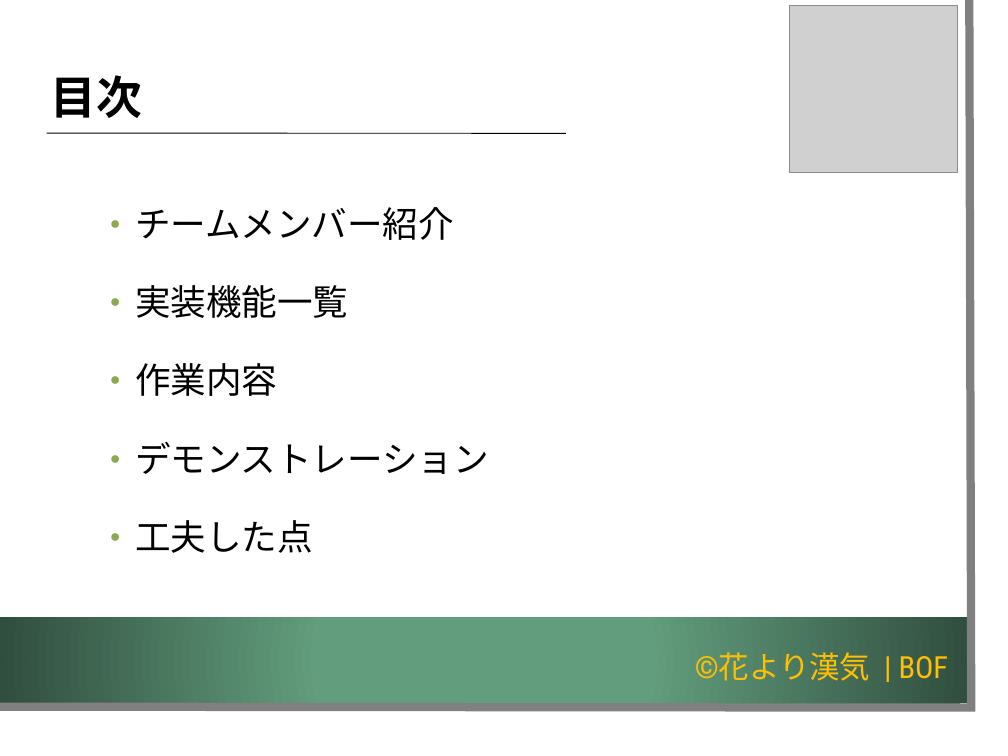
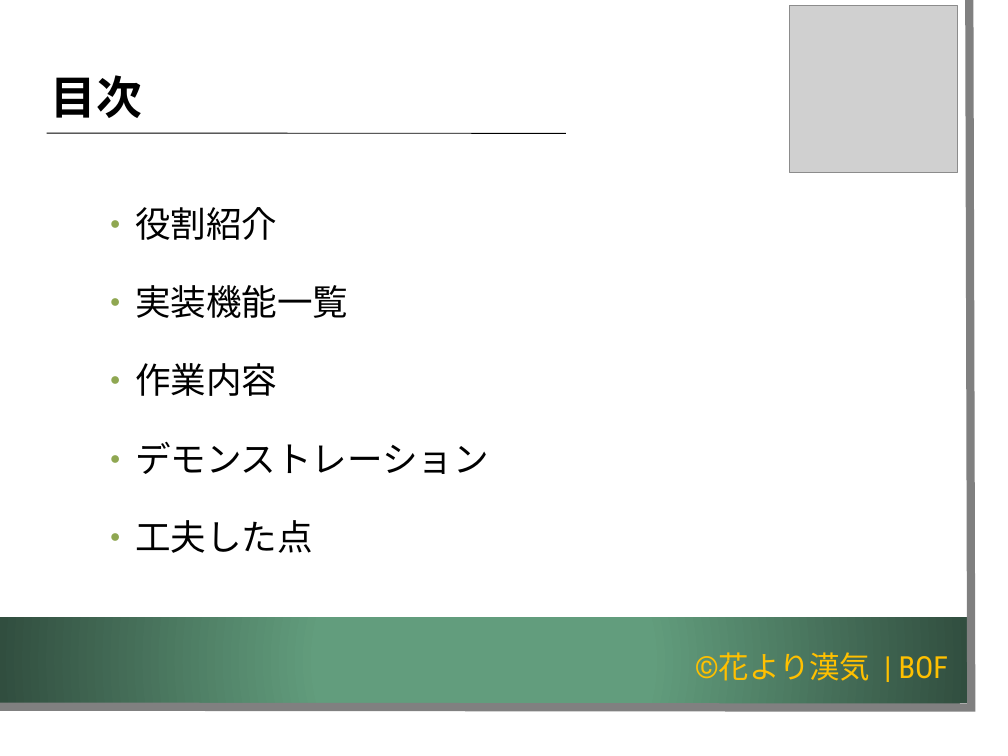
Before and after one commit to K-MIGTA/hanayoriRepo, a slide deck: slide 3 of 成果報告会_発表用スライド_チーム開発演習編集版_1.2.pptx. Drawn at 1008x756 pixels with LibreOffice and Linux fonts; fonts in the diff are those of the drawing; grey boxes stand for pictures; background and template pictures are left out. Boxes give left, top, right and bottom in pixels: in the first picture for what was removed or moved away, otherwise in the second. Text is boxed around its words. In the diff, an @@ line names an element or a change of style, - is before the commit and + after.

```diff
--- a/成果報告会_発表用スライド_チーム開発演習編集版_1.2.pptx
+++ b/成果報告会_発表用スライド_チーム開発演習編集版_1.2.pptx
@@ text at [135, 207, 277, 240]: text changed @@
-  ● チームメンバー紹介
+  ● 役割紹介
```
Also in this commit, not shown: 3 other slides changed.
